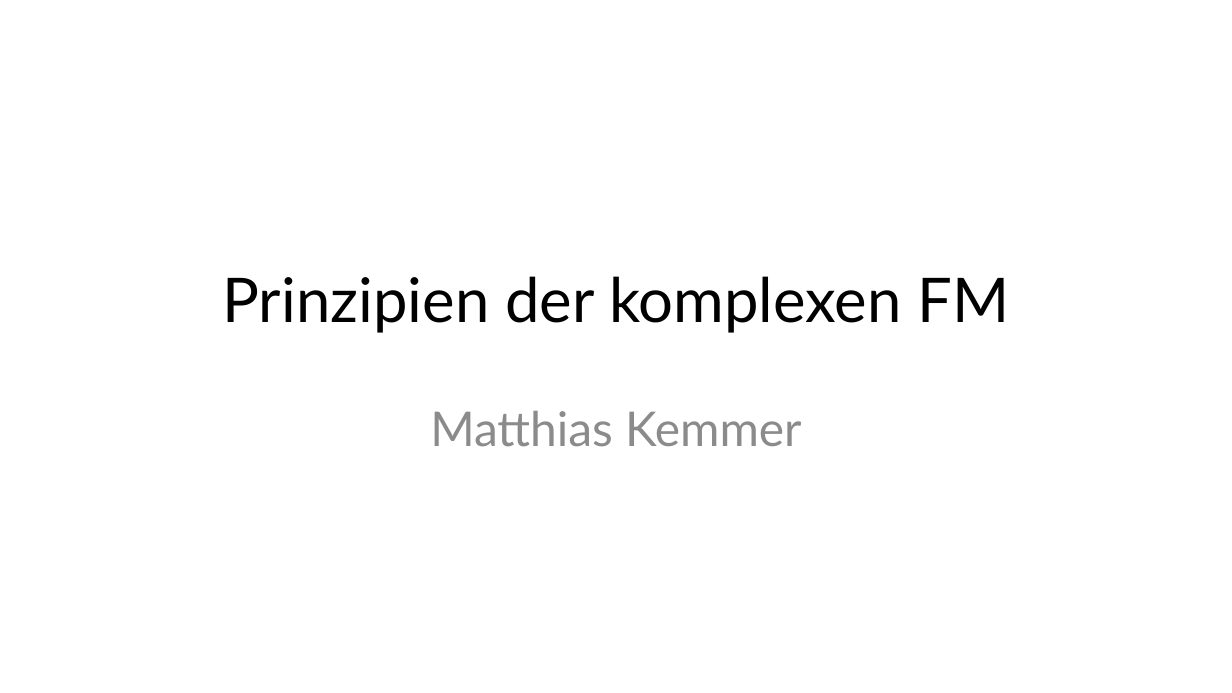
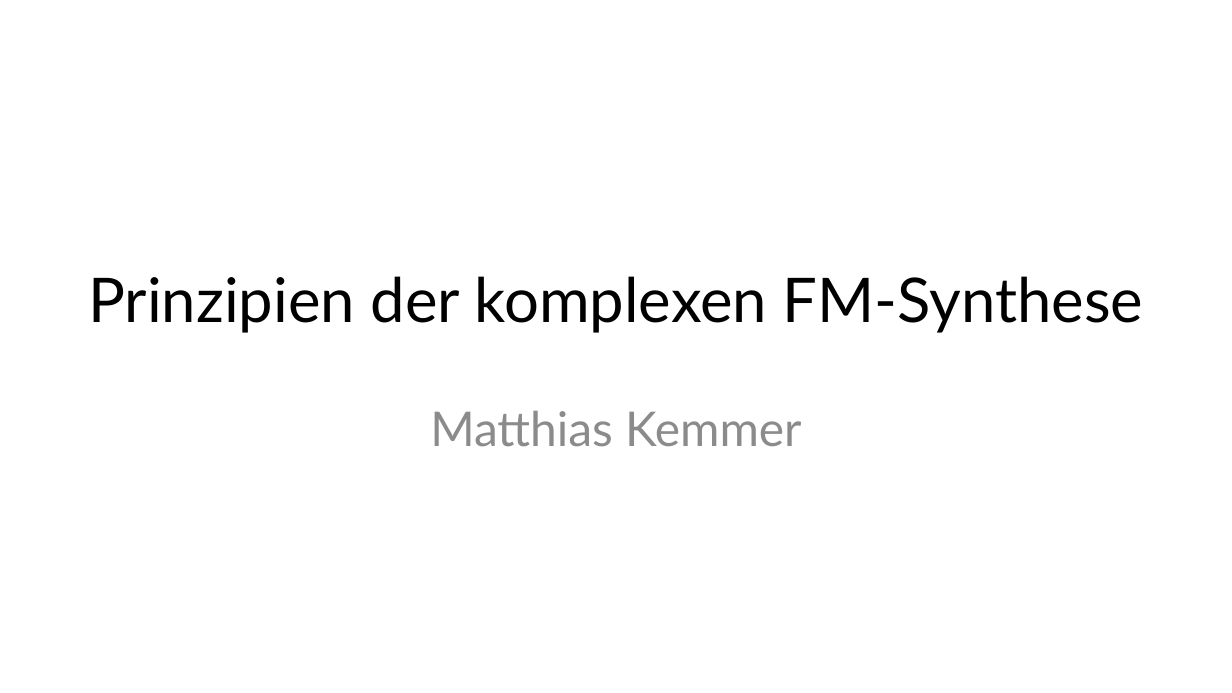
Before and after one commit to MBulli/VSeminar, a slide deck: slide 1 of Praesentation/FMSynthese-Matze.pptx. Drawn at 1232x693 pixels with LibreOffice and Linux fonts; fonts in the diff are those of the drawing; background and template pictures are left out. Boxes give left, top, right and bottom in pixels: in the first picture for what was removed or moved away, otherwise in the second. Text is boxed around its words. In the diff, an @@ line names an element or a change of style, - is before the commit and + after.

```diff
--- a/Praesentation/FMSynthese-Matze.pptx
+++ b/Praesentation/FMSynthese-Matze.pptx
@@ title at [88, 276, 1143, 333]: text changed @@
-Prinzipien der komplexen FM
+Prinzipien der komplexen FM-Synthese
```
Also in this commit, not shown: 18 other slides changed, 1 slide added.
